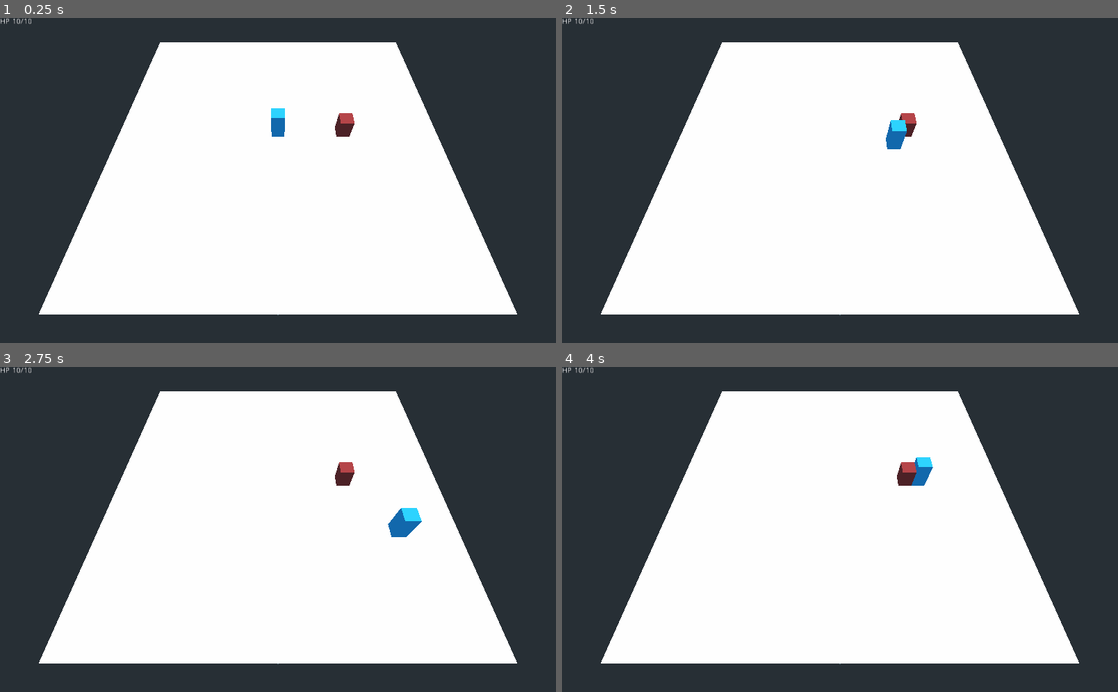
Above: before the commit, frames 1-4 (two rows, left to right).
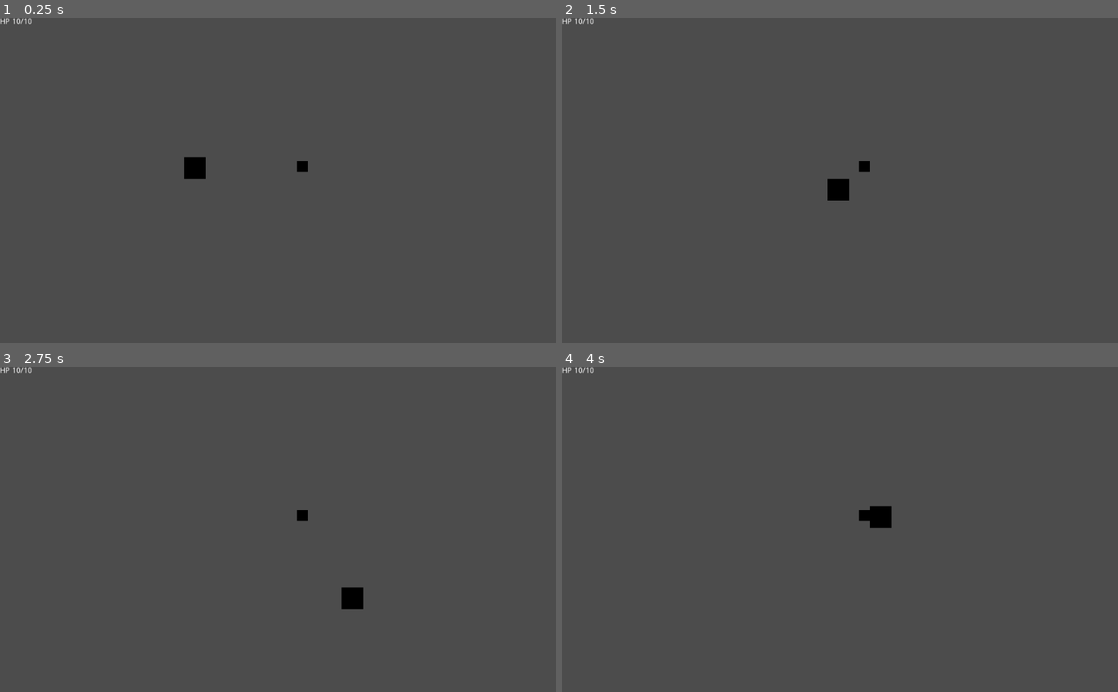
Above: after the commit, the same moments.

Repository: Idkeos/GMTK-JAM-22
Game: Godot game, scene res://Overworld2D.tscn
Two runs of this game, one before a commit and one after it. Both use one fixed random seed, a clock stepped at 60 frames per second and the inputs below. Before the commit the project starts from res://Overworld.tscn.
Inputs (mouse positions are in pixels of both pictures, inside the frame that each line leads up to):
- Up to frame 1 (0.25 s): no input
- Up to frame 2 (1.5 s): tap Enter at 0.5 s; move the mouse to (962, 164) at 0.52 s; hold D (move_right) 0.53-1.28 s; click (962, 164) at 0.6 s; move the mouse to (728, 196) at 1.27 s; hold S (move_back) from 1.28 s (still down); click (728, 196) at 1.35 s
- Up to frame 3 (2.75 s): move the mouse to (333, 458) at 2.02 s; release S (move_back) at 2.03 s; hold D (move_right) from 2.03 s (still down); click (333, 458) at 2.1 s
- Up to frame 4 (4 s): move the mouse to (812, 594) at 2.77 s; release D (move_right) at 2.78 s; hold W (move_forward) 2.78-3.53 s; click (812, 594) at 2.85 s; move the mouse to (1006, 578) at 3.52 s; hold A (move_left) from 3.53 s (still down); click (1006, 578) at 3.6 s

The runs differ from the first frame. In frame 1, 100% of the frame differs, in the area x 0-100%, y 0-100%; in frame 2, 100%; in frame 3, 100%; in frame 4, 100%.

Commit message:
Battle interaction making or something

Diff:
--- a/GMTK-JAM-2022/BattleStats.gd
+++ b/GMTK-JAM-2022/BattleStats.gd
@@ -3,37 +3,40 @@
 signal fighter_took_damage(fighter, amount)
 signal fighter_died(fighter)
 signal attack(target, amount)
+signal test1()
 
 export var max_hp = 10
 
 var is_player
 var hp
 
-func _ready():
+func _ready(): #!!!!!1
+	var playerstats # make the signal here
+	var enemystats # make the signal here
+	# might cause a problem that enemies can't attack each other but this shouldn't be a too big issue
+
 	hp = max_hp
 	is_player = get_parent().is_in_group("player")
 
-func _process(delta):
+#func _process(delta):
 	#test
-	#attack(self, 100)
-	pass
+	#attack(self, 5)
 
 func take_damage(amount):
 	hp -= amount
-	emit_signal("fighter_took_damage", self, amount)
+	emit_signal("fighter_took_damage", self.get_parent(), amount)
 	if hp <= 0:
 		die()
 
 func die():
-	# TODO
-	pass
+	self.get_parent().queue_free()
 
 func attack(target, amount):
 	emit_signal("attack", target, amount)
 
 func _on_BattleStats_attack(target, amount):
-	if target == self:
+	#print(target)
+	print(self.get_parent())
+	print()
+	if target == self.get_parent():
 		take_damage(amount)
-
-func is_player():
-	return is_player
--- a/GMTK-JAM-2022/BattleStats.tscn
+++ b/GMTK-JAM-2022/BattleStats.tscn
@@ -6,3 +6,4 @@
 script = ExtResource( 1 )
 
 [connection signal="attack" from="." to="." method="_on_BattleStats_attack"]
+[connection signal="test1" from="." to="." method="_on_BattleStats_test1"]
--- /dev/null
+++ b/GMTK-JAM-2022/EnemyA.tscn
@@ -0,0 +1,21 @@
+[gd_scene load_steps=4 format=2]
+
+[ext_resource path="res://BattleStats.gd" type="Script" id=1]
+
+[sub_resource type="RectangleShape2D" id=1]
+
+[sub_resource type="ProxyTexture" id=2]
+
+[node name="EnemyA" type="KinematicBody2D"]
+
+[node name="CollisionShape2D" type="CollisionShape2D" parent="."]
+shape = SubResource( 1 )
+
+[node name="Pivot" type="Node2D" parent="."]
+
+[node name="Sprite" type="Sprite" parent="Pivot"]
+scale = Vector2( 20, 20 )
+texture = SubResource( 2 )
+
+[node name="BattleStats" type="Node" parent="."]
+script = ExtResource( 1 )
--- a/GMTK-JAM-2022/HUD.gd
+++ b/GMTK-JAM-2022/HUD.gd
@@ -1,7 +1,7 @@
-extends CanvasLayer
+extends Node
 
 func _ready():
-	var battle_stats_player = get_parent().get_node("Player").get_node("BattleStats")
+	var battle_stats_player = get_parent().get_node("Player2D").get_node("BattleStats")
 	battle_stats_player.connect("fighter_took_damage", self, "_on_BattleStats_fighter_took_damage")
 
 func _on_BattleStats_fighter_took_damage(fighter, amount):
--- /dev/null
+++ b/GMTK-JAM-2022/Overworld2D.tscn
@@ -0,0 +1,21 @@
+[gd_scene load_steps=4 format=2]
+
+[ext_resource path="res://Player2D.tscn" type="PackedScene" id=1]
+[ext_resource path="res://EnemyA.tscn" type="PackedScene" id=2]
+[ext_resource path="res://HUD.gd" type="Script" id=3]
+
+[node name="Overworld2D" type="Node"]
+
+[node name="Player2D" parent="." groups=["player"] instance=ExtResource( 1 )]
+position = Vector2( 359, 277 )
+
+[node name="EnemyA" parent="." groups=["enemy"] instance=ExtResource( 2 )]
+position = Vector2( 557, 274 )
+
+[node name="HUD" type="Node" parent="."]
+script = ExtResource( 3 )
+
+[node name="HpLabel" type="Label" parent="HUD"]
+margin_right = 59.0
+margin_bottom = 14.0
+text = "HP 10/10"
--- a/GMTK-JAM-2022/Player.gd
+++ b/GMTK-JAM-2022/Player.gd
@@ -23,6 +23,10 @@
 
 	velocity = move_and_slide(velocity, Vector3.UP)
 
+func attack():
+	if Input.is_action_just_pressed("attack"):
+		pass
+
 func check_touching_enemies():
 	for index in range(get_slide_count()):
 		var collision = get_slide_collision(index)
--- /dev/null
+++ b/GMTK-JAM-2022/Player2D.gd
@@ -0,0 +1,37 @@
+extends KinematicBody2D
+
+export var speed = 12
+
+var velocity = Vector2.ZERO
+
+func _physics_process(delta):
+	move()
+	check_touching_enemies()
+
+func move():
+	var direction = Vector2.ZERO
+
+	direction.x += Input.get_axis("move_left" ,"move_right")
+	direction.y += Input.get_axis("move_forward", "move_back")
+
+	if direction != Vector2.ZERO:
+		direction = direction.normalized()
+		#$Pivot.look_at(direction)
+
+	#velocity.x = direction.x * speed
+	#velocity.y = direction.y * speed
+	velocity = direction * speed
+
+	#position += velocity * delta
+	velocity = move_and_slide(velocity)
+
+func check_touching_enemies():
+	for index in range(get_slide_count()):
+		var collision = get_slide_collision(index)
+		if collision.collider.is_in_group("enemy"):
+			attack(collision.collider, 5) # temp setup
+			break
+
+func attack(target, amount):
+	if Input.is_action_just_pressed("attack"):
+		get_node("BattleStats").attack(target, amount)
--- /dev/null
+++ b/GMTK-JAM-2022/Player2D.tscn
@@ -0,0 +1,32 @@
+[gd_scene load_steps=6 format=2]
+
+[ext_resource path="res://BattleStats.gd" type="Script" id=1]
+[ext_resource path="res://Player2D.gd" type="Script" id=2]
+
+[sub_resource type="RectangleShape2D" id=1]
+extents = Vector2( 20, 20 )
+
+[sub_resource type="CanvasItemMaterial" id=2]
+
+[sub_resource type="ProxyTexture" id=3]
+
+[node name="Player2D" type="KinematicBody2D"]
+script = ExtResource( 2 )
+speed = 200
+
+[node name="CollisionShape2D" type="CollisionShape2D" parent="."]
+shape = SubResource( 1 )
+
+[node name="Pivot" type="Node2D" parent="."]
+
+[node name="Sprite" type="Sprite" parent="Pivot"]
+material = SubResource( 2 )
+scale = Vector2( 40, 40 )
+texture = SubResource( 3 )
+
+[node name="BattleStats" type="Node" parent="."]
+script = ExtResource( 1 )
+
+[connection signal="attack" from="BattleStats" to="BattleStats" method="_on_BattleStats_attack"]
+[connection signal="fighter_took_damage" from="BattleStats" to="BattleStats" method="_on_BattleStats_fighter_took_damage"]
+[connection signal="test1" from="BattleStats" to="BattleStats" method="_on_BattleStats_test1"]
--- a/GMTK-JAM-2022/project.godot
+++ b/GMTK-JAM-2022/project.godot
@@ -11,7 +11,7 @@
 [application]
 
 config/name="GMTK-JAM-2022"
-run/main_scene="res://Overworld.tscn"
+run/main_scene="res://Overworld2D.tscn"
 config/icon="res://icon.png"
 
 [input]
@@ -36,6 +36,11 @@
 "events": [ Object(InputEventKey,"resource_local_to_scene":false,"resource_name":"","device":0,"alt":false,"shift":false,"control":false,"meta":false,"command":false,"pressed":false,"scancode":0,"physical_scancode":68,"unicode":0,"echo":false,"script":null)
  ]
 }
+attack={
+"deadzone": 0.5,
+"events": [ Object(InputEventMouseButton,"resource_local_to_scene":false,"resource_name":"","device":0,"alt":false,"shift":false,"control":false,"meta":false,"command":false,"button_mask":0,"position":Vector2( 0, 0 ),"global_position":Vector2( 0, 0 ),"factor":1.0,"button_index":1,"pressed":false,"doubleclick":false,"script":null)
+ ]
+}
 
 [physics]
 
